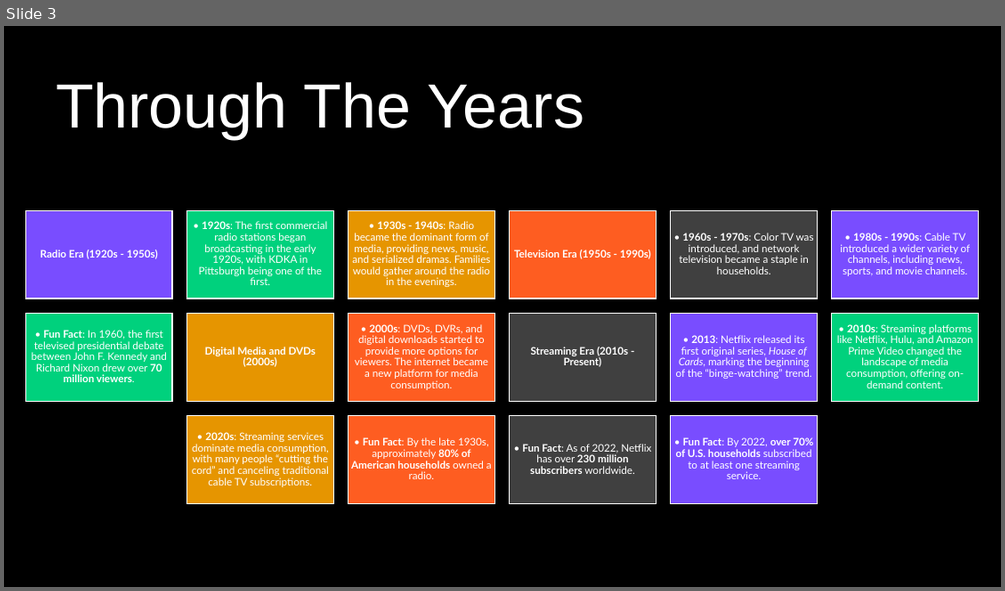
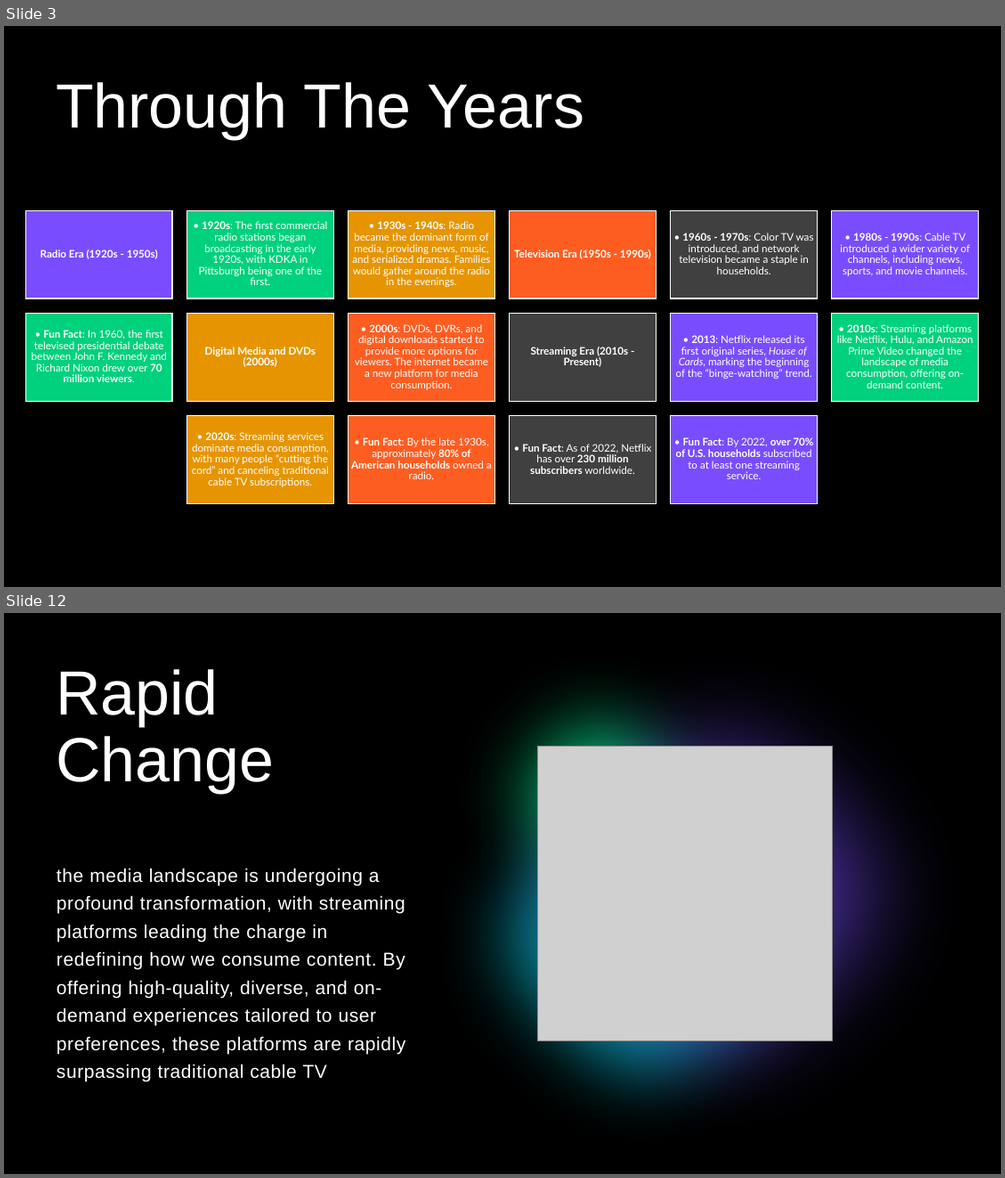
Before and after one commit to lanahuyen/media_tv, a slide deck: Presentation1.pptx. Shown one above the other, each under a label of ours: slide 3 before the commit, slides 3 and 12 after it; the slides between them are not shown. The pictures are 1005x591 and 1005x1178 pixels, drawn with LibreOffice and Linux fonts; fonts in the diff are those of the drawing; grey boxes stand for pictures. Boxes give left, top, right and bottom in pixels: in the first picture for what was removed or moved away, otherwise in the second. Text is boxed around its words. In the diff, an @@ line names an element or a change of style, - is before the commit and + after.

```diff
--- a/Presentation1.pptx
+++ b/Presentation1.pptx
@@ slide 12 added at bbox=[4, 613, 1001, 1174], background #000000; not listed: 5 template elements that a slide beside it also shows @@
@@ rectangle added at bbox=[4, 613, 1001, 1174], fill #000000 @@
@@ freeform shape added at bbox=[404, 613, 965, 1174], fill #000000, outline #008A94 1 pt @@
@@ ellipse added at bbox=[421, 618, 774, 971], fill #00D17D @@
@@ ellipse added at bbox=[441, 613, 1001, 1174], fill #794DFF at 60% opacity @@
@@ title added at bbox=[56, 669, 274, 794], 60 pt, text #FFFFFF @@
+Rapid Change
@@ ellipse added at bbox=[407, 703, 878, 1174], fill #00BAC8 at 80% opacity @@
@@ picture added at bbox=[538, 747, 833, 1041] @@
@@ text added at bbox=[57, 868, 405, 1082], 18 pt, text #FFFFFF @@
+the media landscape is undergoing a profound transformation, with streaming platforms leading the charge in redefining how we consume content. By offering high-quality, diverse, and on-demand experiences tailored to user preferences, these platforms are rapidly surpassing traditional cable TV
```
Also in this commit, not shown: 1 slide changed, 8 other slides added, 1 slide removed, 1 other file.
